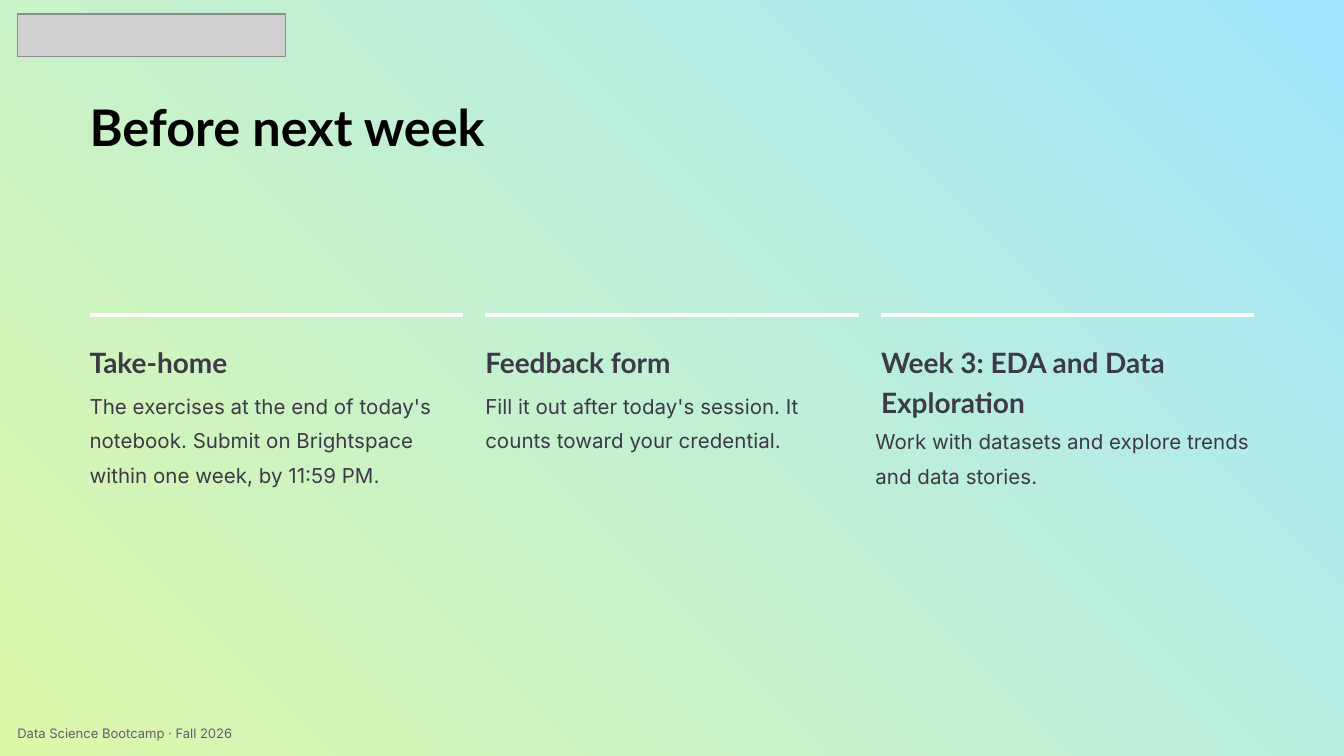
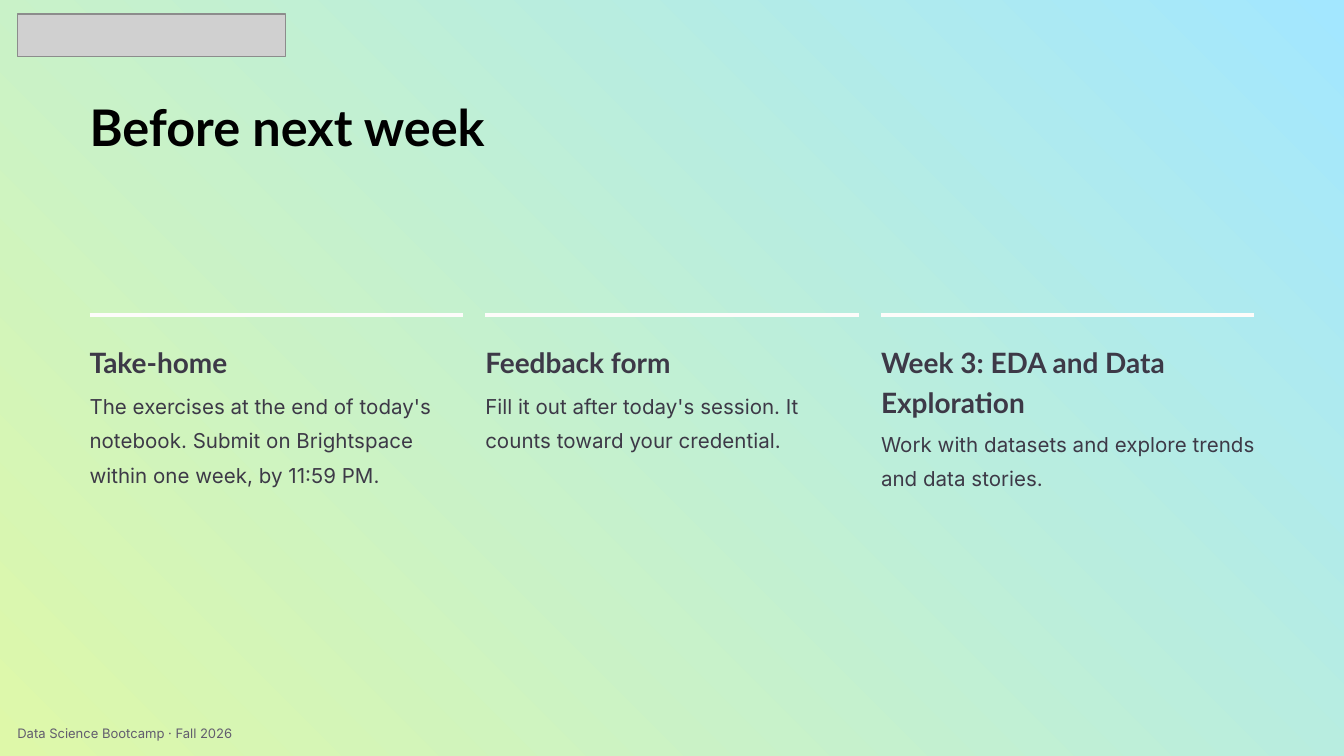
Before and after one commit to StevenLi-phoenix/NYU-Tandon-Career-Hub-Fall-2026-Data-Science-Bootcamp, a slide deck: slide 10 of Week_2/Slides/Week 2.pptx. Drawn at 1344x756 pixels with LibreOffice and Linux fonts; fonts in the diff are those of the drawing; grey boxes stand for pictures. Boxes give left, top, right and bottom in pixels: in the first picture for what was removed or moved away, otherwise in the second. Text is boxed around its words. In the diff, an @@ line names an element or a change of style, - is before the commit and + after.

```diff
--- a/Week_2/Slides/Week 2.pptx
+++ b/Week_2/Slides/Week 2.pptx
@@ text "Work with datasets and explore ...": place and size @@
-text "Work with datasets and explore ..." at (875, 433, 1249, 485)
+text "Work with datasets and explore ..." at (881, 436, 1255, 487)
```
Also in this commit, not shown: 2 other files.
